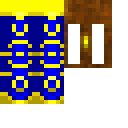
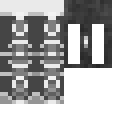
The second 128 x 128 image is a revision of the first. Changes to its layers:
removed layer "Layer" over (x1=0, y1=0, x2=112, y2=104)
renamed "Sheath-texturemap.png" to "_sheath_base.png", showed it, painted on it over (x1=0, y1=0, x2=112, y2=104)
added layer "_sheath_belt.png" above "_sheath_clasp.png" over (x1=64, y1=0, x2=112, y2=68)
added layer "_sheath_clasp.png" above "_sheath_filigree.png" over (x1=84, y1=36, x2=88, y2=48)
added layer "_sheath_filigree.png" over (x1=0, y1=0, x2=64, y2=104)
